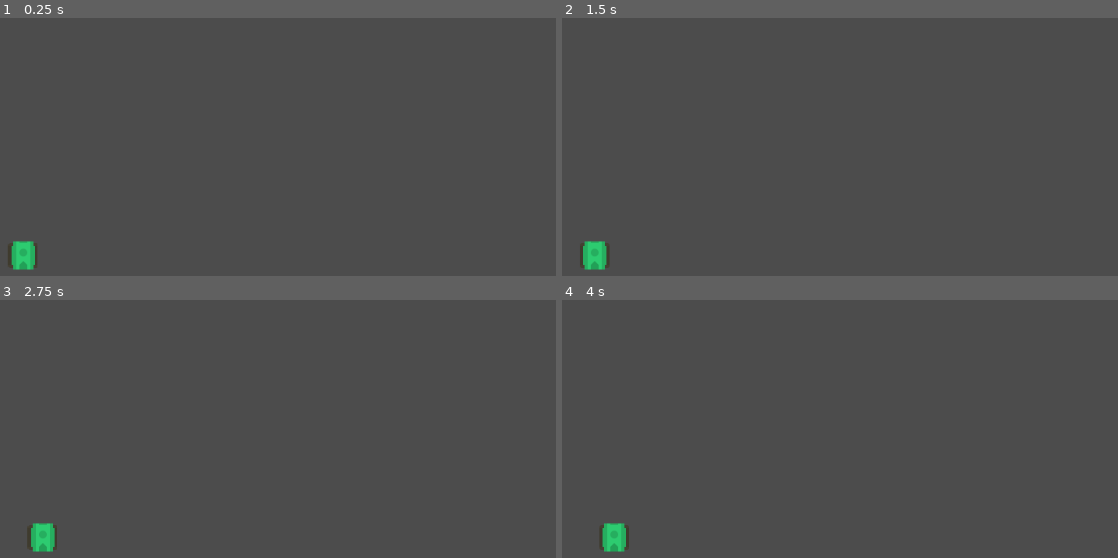
Above: before the commit, frames 1-4 (two rows, left to right).
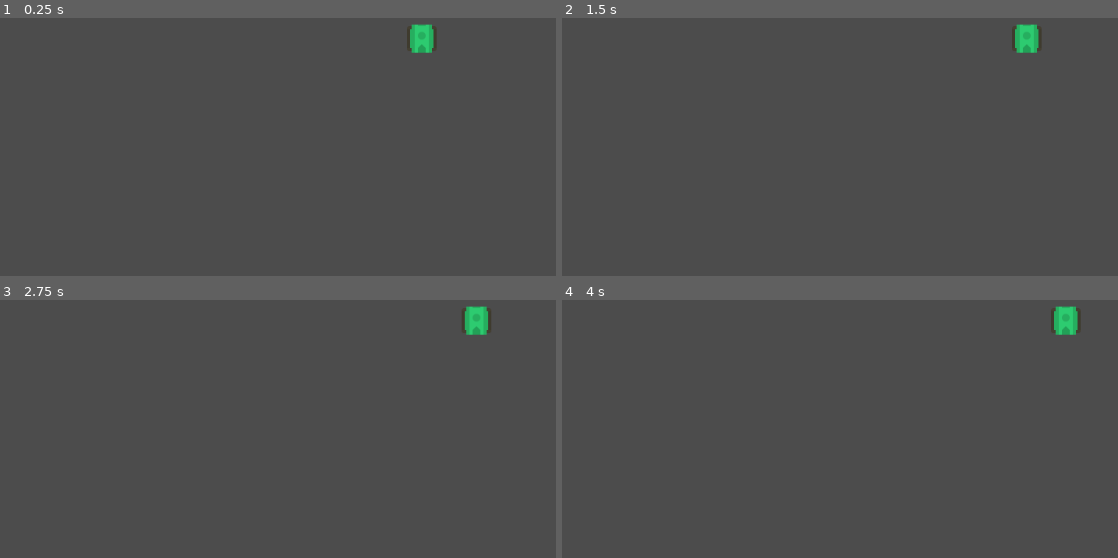
Above: after the commit, the same moments.

Repository: soapmactavish23/rogue_tank
Game: Godot game, scene res://scenes/test_area.tscn
Two runs of this game, one before a commit and one after it. Both use one fixed random seed, a clock stepped at 60 frames per second and the inputs below.
Inputs:
- Up to frame 1 (0.25 s): no input
- Up to frame 2 (1.5 s): tap Enter at 0.5 s; hold Right (ui_right) 0.53-1.28 s; hold Left (ui_left) from 1.28 s (still down)
- Up to frame 3 (2.75 s): release Left (ui_left) at 2.03 s; hold Right (ui_right) from 2.03 s (still down)
- Up to frame 4 (4 s): release Right (ui_right) at 3.53 s; hold Left (ui_left) from 3.53 s (still down)

The runs differ from the first frame. In frame 1, 1.1% of the frame differs, in the area x 1-79%, y 2-98%; in frame 2, 1.1%, in the area x 3-87%, y 2-98%; in frame 3, 1.1%; in frame 4, 1.1%.

Commit message:
Controles e input do movimento horizontal do tanque

Diff:
--- a/scenes/test_area.tscn
+++ b/scenes/test_area.tscn
@@ -5,4 +5,4 @@
 [node name="test_area" type="Node"]
 
 [node name="Tank" parent="." instance=ExtResource( 1 )]
-position = Vector2( 32, 566 )
+position = Vector2( 545, 288 )
--- a/scripts/tank.gd
+++ b/scripts/tank.gd
@@ -1,9 +1,20 @@
 extends KinematicBody2D
 
+var speed = 100
 
 func _ready():
 	pass
 
 func _process(delta):
 
-	translate(Vector2(10, 0) * delta)
+	var dir_x = 0
+
+	if Input.is_action_pressed("ui_right"):
+		dir_x += 1
+	if Input.is_action_pressed("ui_left"):
+		dir_x -= 1
+
+
+	translate(Vector2(dir_x, 0) * delta * speed)
+
+	pass
